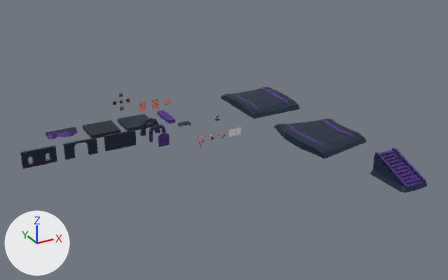
The Blender file blender/assets.blend, before and after one commit.
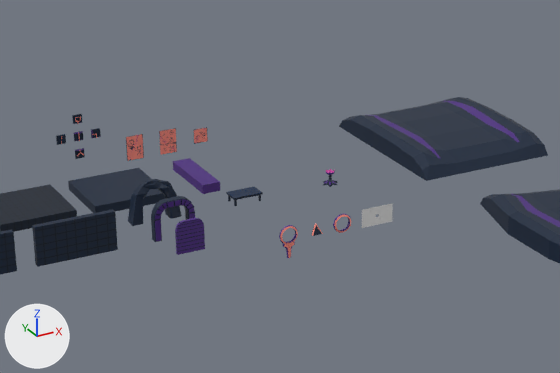
Each version appears first whole from a 50 mm lens placed at (-55.6, -151.4, 64.1), pointed at (11.0, -30.3, 3.6), and next in a close-up on the part from 20% to 68% of the width and 18% to 69% of the height. Every picture has the same lights, and +X, +Y and +Z are marked at lower left.

In view in the first close-up: 'connector', 'door', 'doorframe', 'doorframe_2', 'ground_1', 'ground_2', 'path_billboard', 'platform', 'platform_brick', 'poster_1', 'wall_brick_1', 'wall_brick_2'.
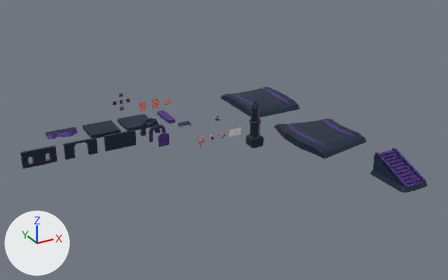
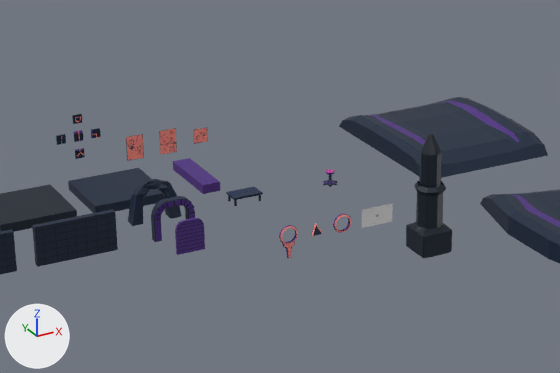
Where the change shows, as pixel boxes [x1, y1, x2, y2] in the close-ups (560 x 373 px):
'pylon', added: after [406, 133, 452, 258]

The edits, one by one:
Mesh me_cylinder_002 is new.
It has 147 vertices, 152 faces and spans x -1.55..1.7, y -1.45..1.81, z -0.01..11.86.
It uses material mat_shared_material (picture img_colors_png).
Object 'pylon' (ob_pylon) is new; it shows me_cylinder_002.
Its location is (20.0, -30.0, 0.0).
